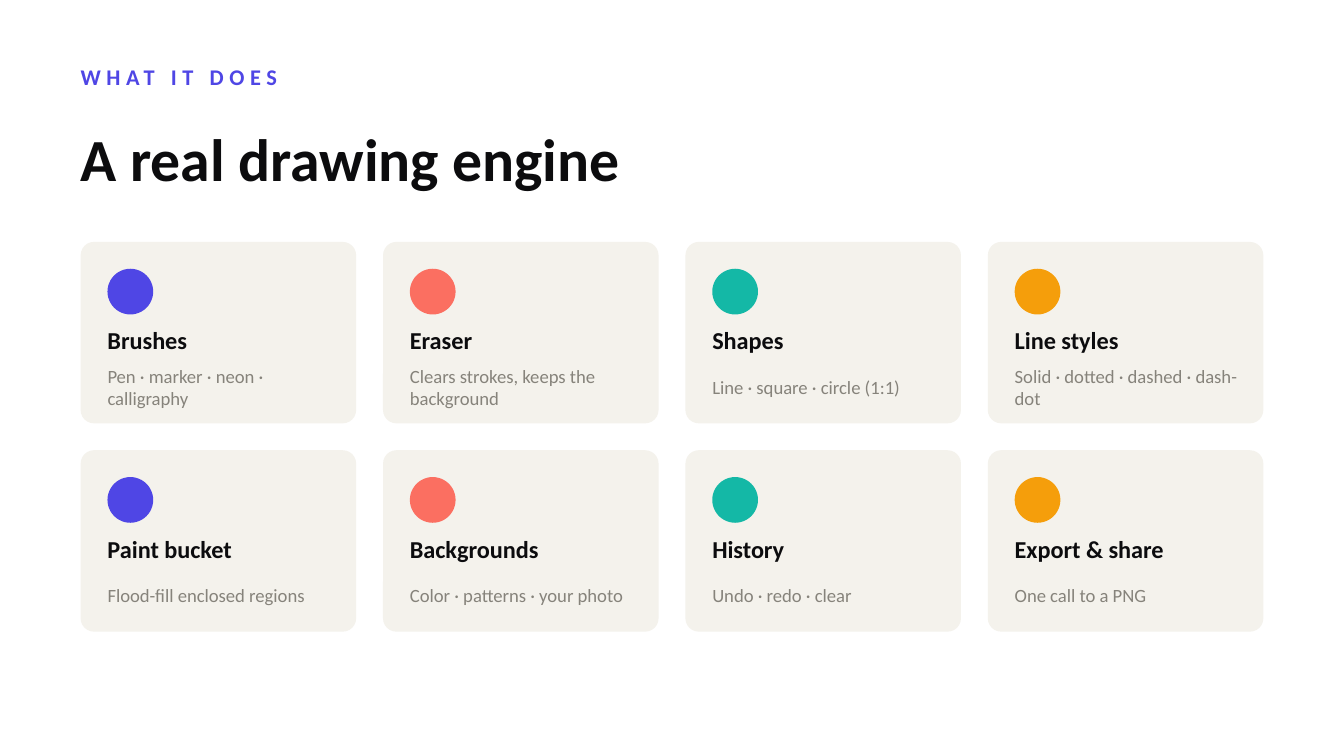
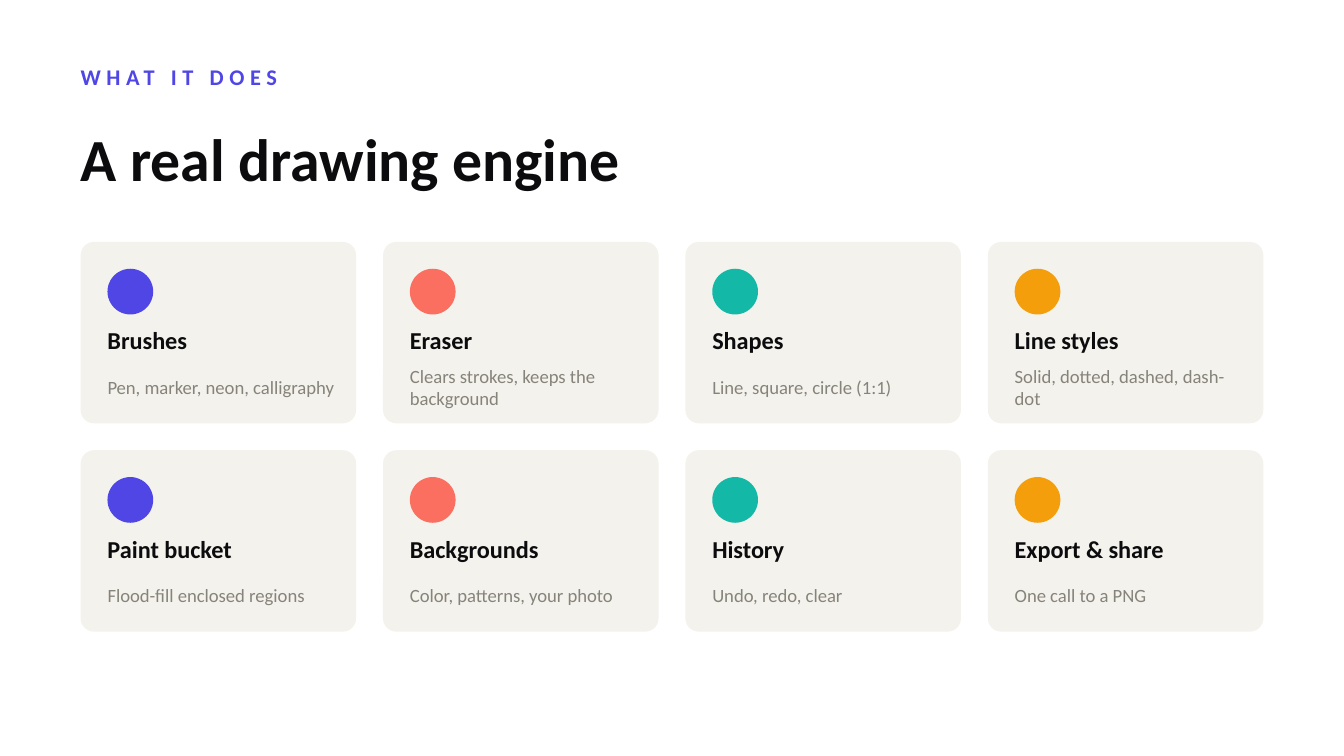
Before and after one commit to RotemBar18/EZCanvas, a slide deck: slide 5 of EZCanvas-Presentation.pptx. Drawn at 1344x756 pixels with LibreOffice and Linux fonts; fonts in the diff are those of the drawing. Boxes give left, top, right and bottom in pixels: in the first picture for what was removed or moved away, otherwise in the second. Text is boxed around its words. In the diff, an @@ line names an element or a change of style, - is before the commit and + after.

```diff
--- a/EZCanvas-Presentation.pptx
+++ b/EZCanvas-Presentation.pptx
@@ text at (108,381,334,397): text changed @@
-Pen · marker · neon · calligraphy
+Pen, marker, neon, calligraphy
@@ text at (712,381,891,397): text changed @@
-Line · square · circle (1:1)
+Line, square, circle (1:1)
@@ text at (1015,370,1224,405): text changed @@
-Solid · dotted · dashed · dash-dot
+Solid, dotted, dashed, dash-dot
@@ text at (410,589,613,605): text changed @@
-Color · patterns · your photo
+Color, patterns, your photo
@@ text at (712,589,843,604): text changed @@
-Undo · redo · clear
+Undo, redo, clear
```
Also in this commit, not shown: 9 other slides changed.
